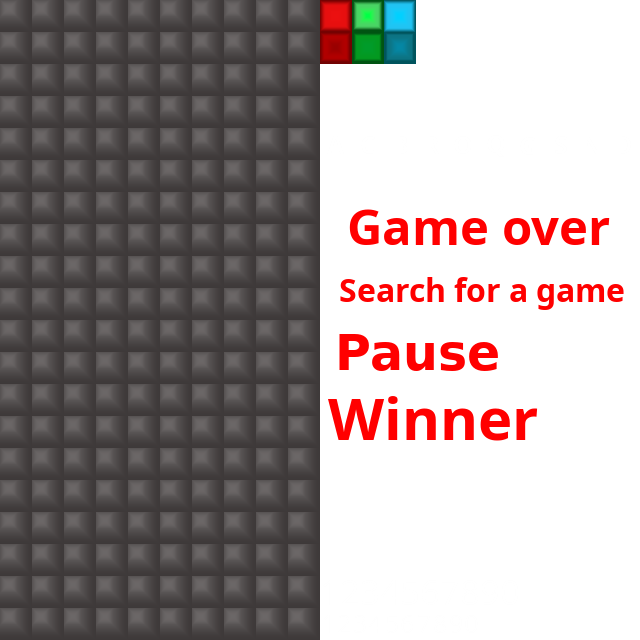
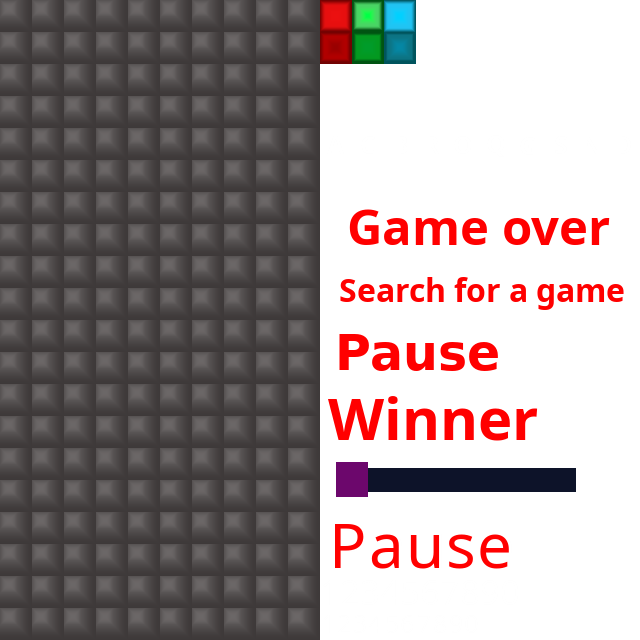
Two versions of the same layered image (640 x 640). Layer-by-layer changes:
added layer "e" above "s" over [left=480, top=534, right=509, bottom=569]
added layer "s" above "u" over [left=449, top=534, right=473, bottom=569]
added layer "u" above "a" over [left=410, top=535, right=440, bottom=569]
added layer "a" above "P" over [left=371, top=534, right=399, bottom=569]
added layer "P" above "Pause #2" over [left=335, top=524, right=364, bottom=568]
added layer "Pause #1" above "A #1" over [left=335, top=524, right=509, bottom=569]
added layer "bonuses wrap" above "1234567890" over [left=336, top=462, right=576, bottom=497]
